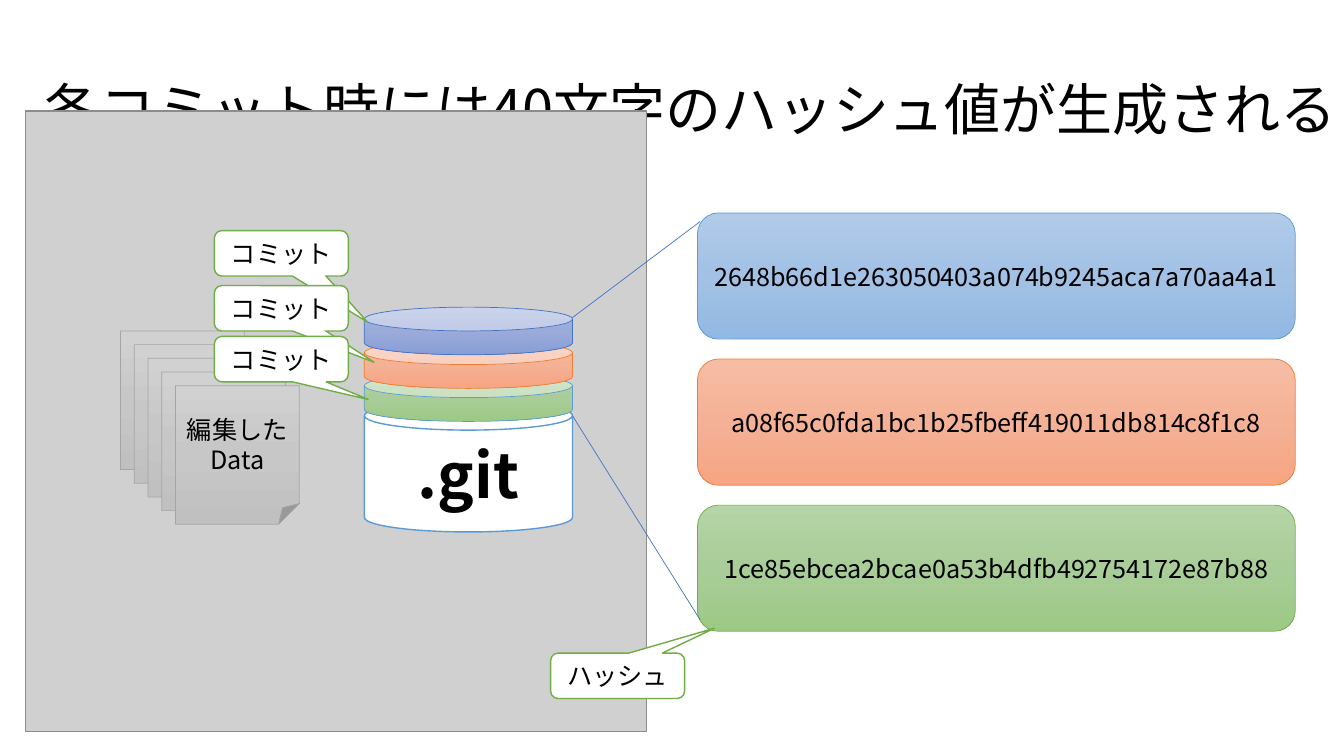
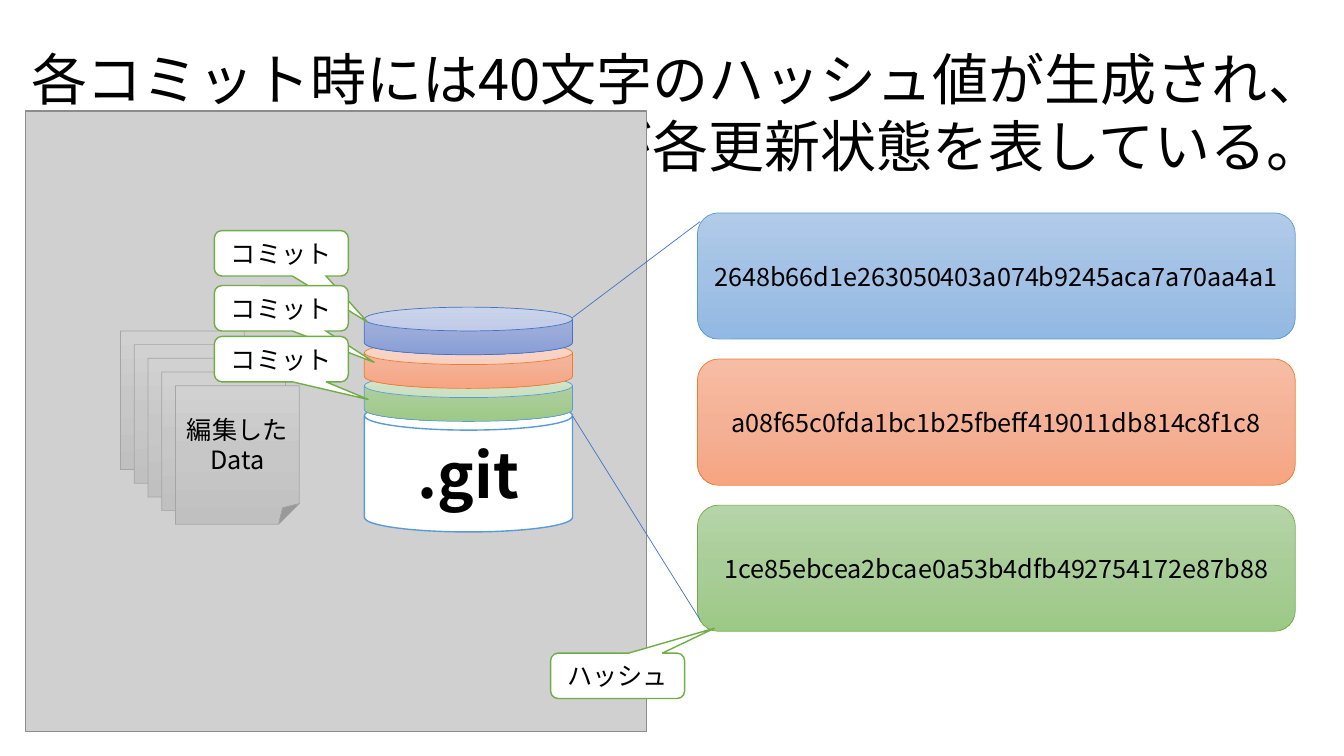
Before and after one commit to syalpon/master, a slide deck: slide 9 of git.pptx (slide 7 before the commit). Drawn at 1344x756 pixels with LibreOffice and Linux fonts; fonts in the diff are those of the drawing; grey boxes stand for pictures. Boxes give left, top, right and bottom in pixels: in the first picture for what was removed or moved away, otherwise in the second. Text is boxed around its words. In the diff, an @@ line names an element or a change of style, - is before the commit and + after.

```diff
--- a/git.pptx
+++ b/git.pptx
@@ text at [31, 52, 1324, 182]: text changed @@
-各コミット時には40文字のハッシュ値が生成される
+各コミット時には40文字のハッシュ値が生成され、
+この40文字のハッシュが各更新状態を表している。
```
Also in this commit, not shown: 5 other slides changed, 3 slides added, 1 slide removed.
